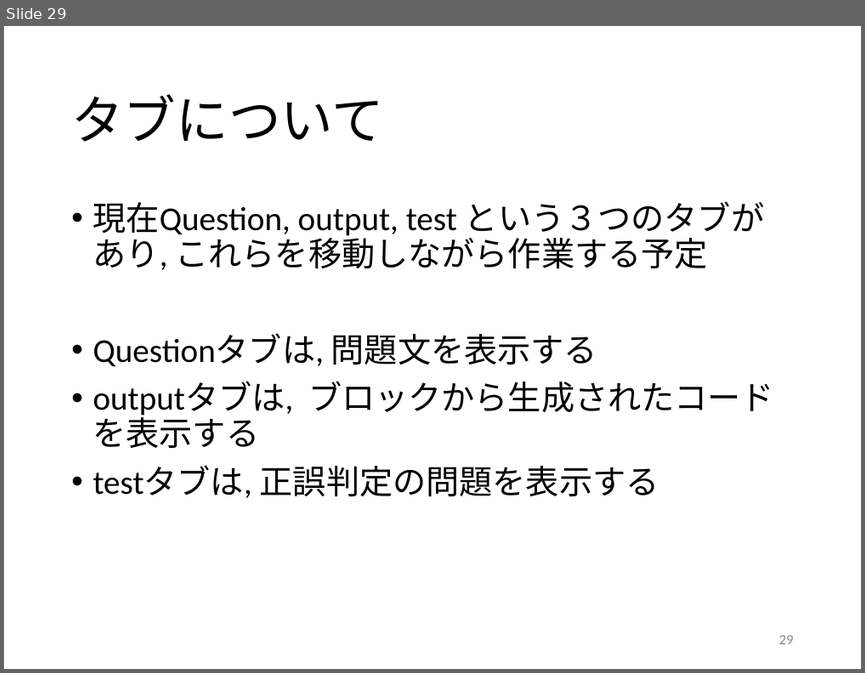
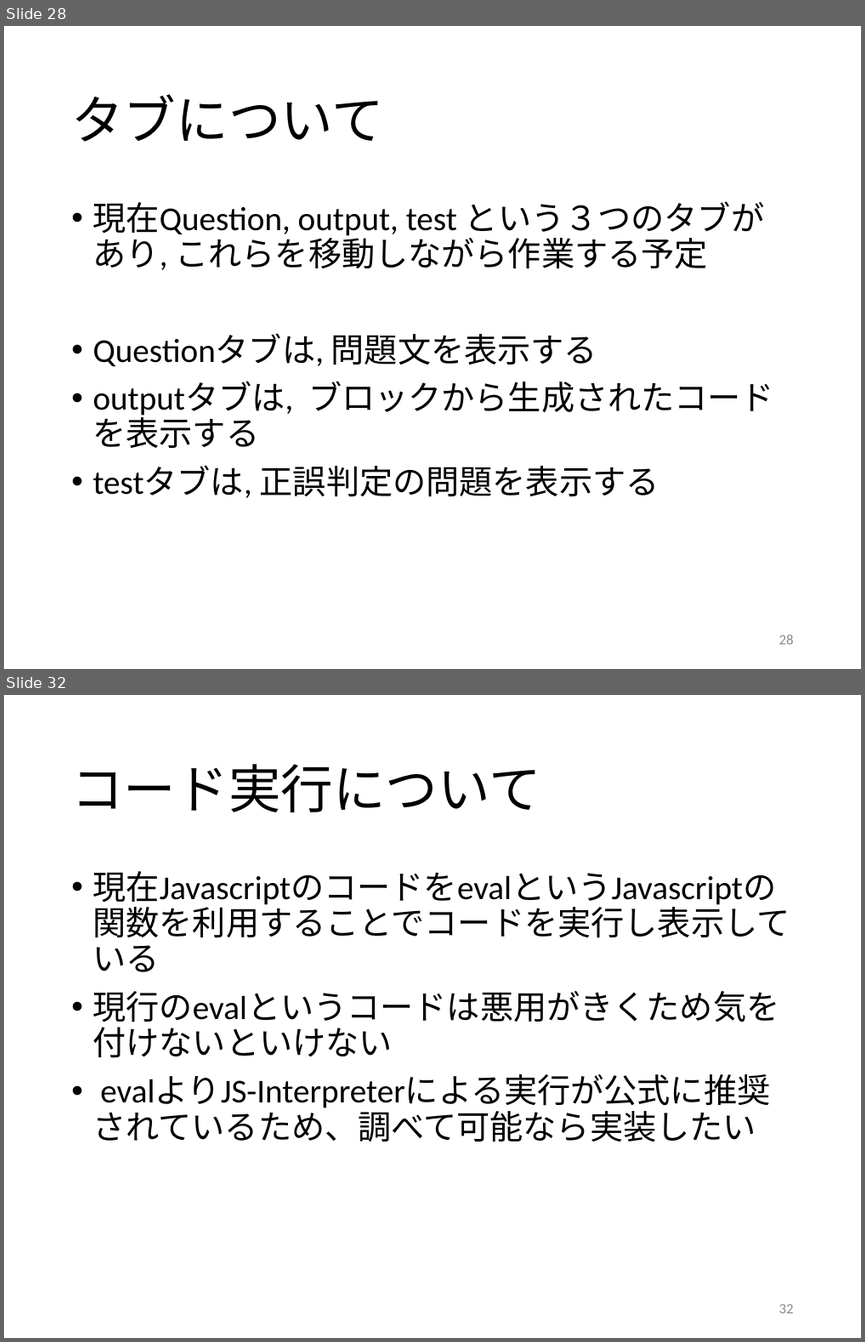
Before and after one commit to kait-takanolab/1821121-shimaoka-thesis, a slide deck: 1821121_shimaoka_sotsuken.pptx. Shown one above the other, each under a label of ours: slide 29 before the commit, slides 28 and 32 after it; the slides between them are not shown. The pictures are 865x673 and 865x1342 pixels, drawn with LibreOffice and Linux fonts; fonts in the diff are those of the drawing. Boxes give left, top, right and bottom in pixels: in the first picture for what was removed or moved away, otherwise in the second. Text is boxed around its words. In the diff, an @@ line names an element or a change of style, - is before the commit and + after.

```diff
--- a/1821121_shimaoka_sotsuken.pptx
+++ b/1821121_shimaoka_sotsuken.pptx
@@ slide 32 added at bbox=[4, 695, 861, 1338], background #FFFFFF @@
@@ title added at bbox=[71, 764, 541, 812], 44 pt, text #000000 @@
+コード実行について
@@ text added at bbox=[93, 871, 780, 1141], 28 pt, text #000000 @@
+• 現在JavascriptのコードをevalというJavascriptの関数を利用することでコードを実行し表示している
+• 現行のevalというコードは悪用がきくため気を付けないといけない
+• evalよりJS-Interpreterによる実行が公式に推奨されているため、調べて可能なら実装したい
@@ page number added at bbox=[779, 1304, 794, 1313], 12 pt, text #8C8C8C @@
+32
@@ what was slide 29 is now slide 28 @@
@@ page number at bbox=[779, 634, 794, 644]: text changed @@
-29
+28
```
Also in this commit, not shown: 1 slide changed, 3 other slides added, 1 slide removed.
